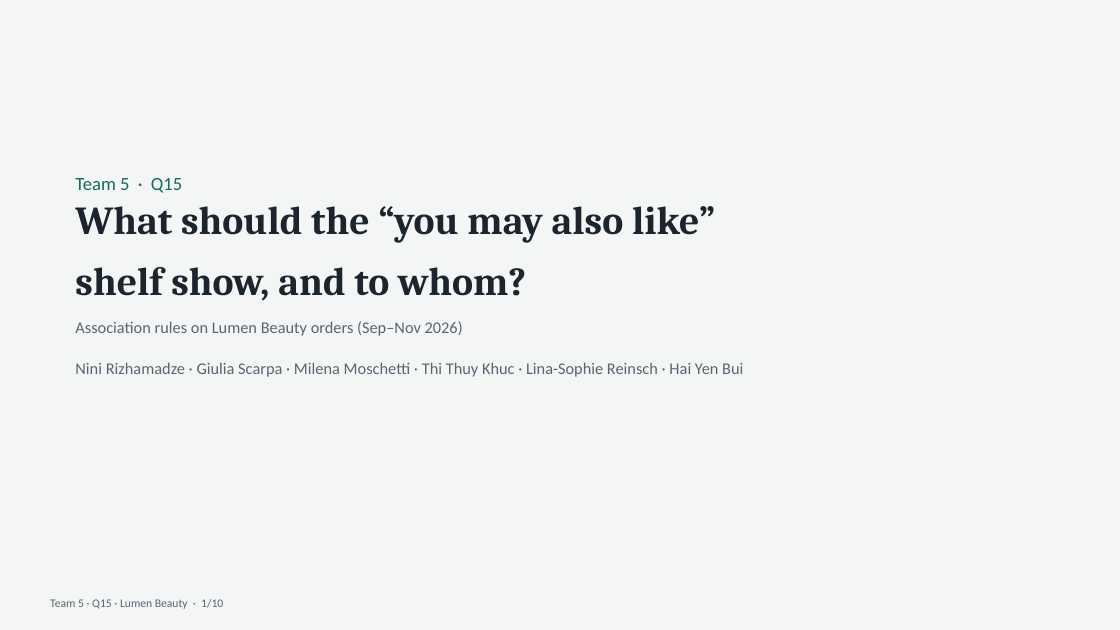
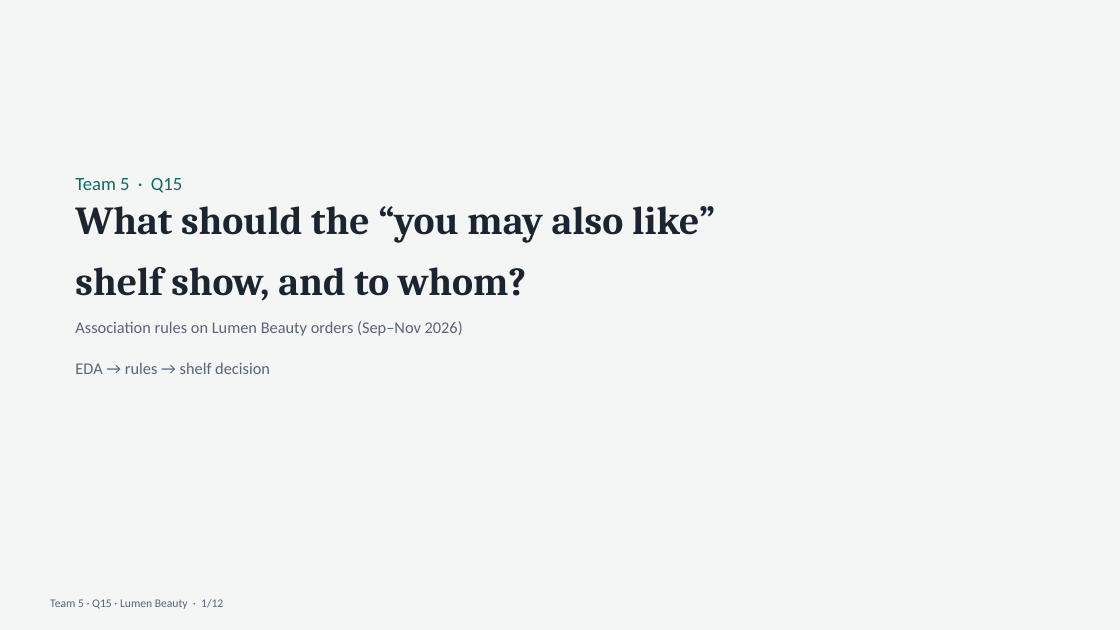
Before and after one commit to N1Rizhka/New-Media-Technology-and-Analytics---Final-Project, a slide deck: slide 1 of deliverables/Team5_Q15_pitch.pptx. Drawn at 1120x630 pixels with LibreOffice and Linux fonts; fonts in the diff are those of the drawing. Boxes give left, top, right and bottom in pixels: in the first picture for what was removed or moved away, otherwise in the second. Text is boxed around its words. In the diff, an @@ line names an element or a change of style, - is before the commit and + after.

```diff
--- a/deliverables/Team5_Q15_pitch.pptx
+++ b/deliverables/Team5_Q15_pitch.pptx
@@ text at box(75, 321, 463, 374): text changed @@
-Association rules on Lumen Beauty orders (Sep–Nov 2026)
-Nini Rizhamadze · Giulia Scarpa · Milena Moschetti · Thi Thuy Khuc · Lina-Sophie Reinsch · Hai Yen Bui
+Association rules on Lumen Beauty orders (Sep–Nov 2026)
+EDA → rules → shelf decision
@@ text at box(50, 599, 223, 609): text changed @@
-Team 5 · Q15 · Lumen Beauty · 1/10
+Team 5 · Q15 · Lumen Beauty · 1/12
```
Also in this commit, not shown: 6 other slides changed, 5 slides added, 3 slides removed, 18 other files.
